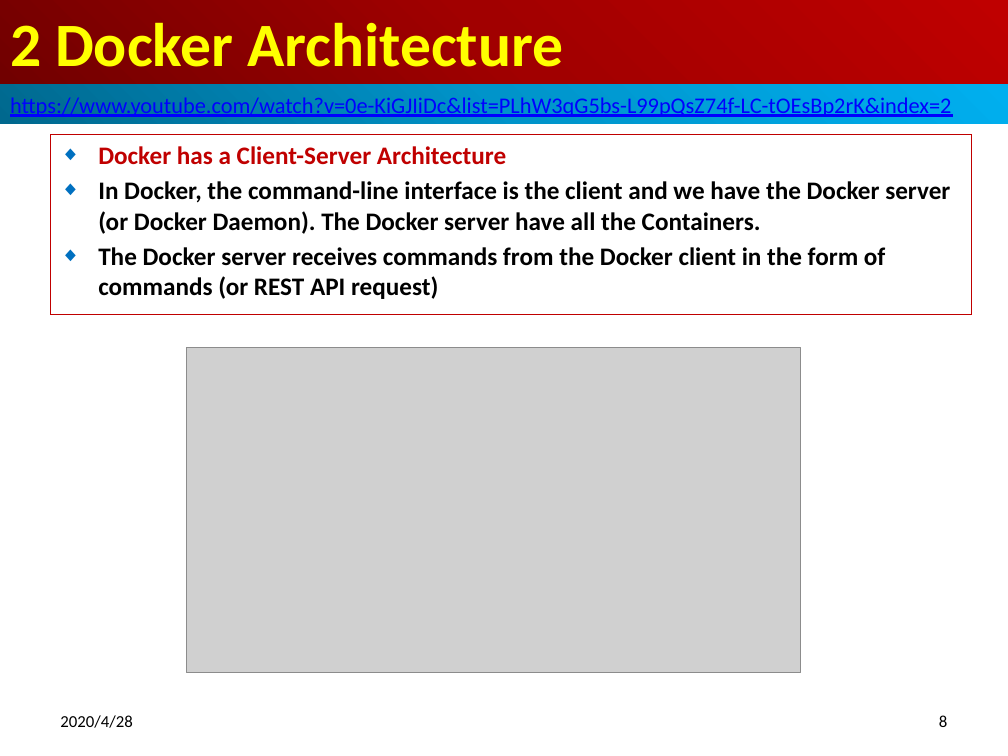
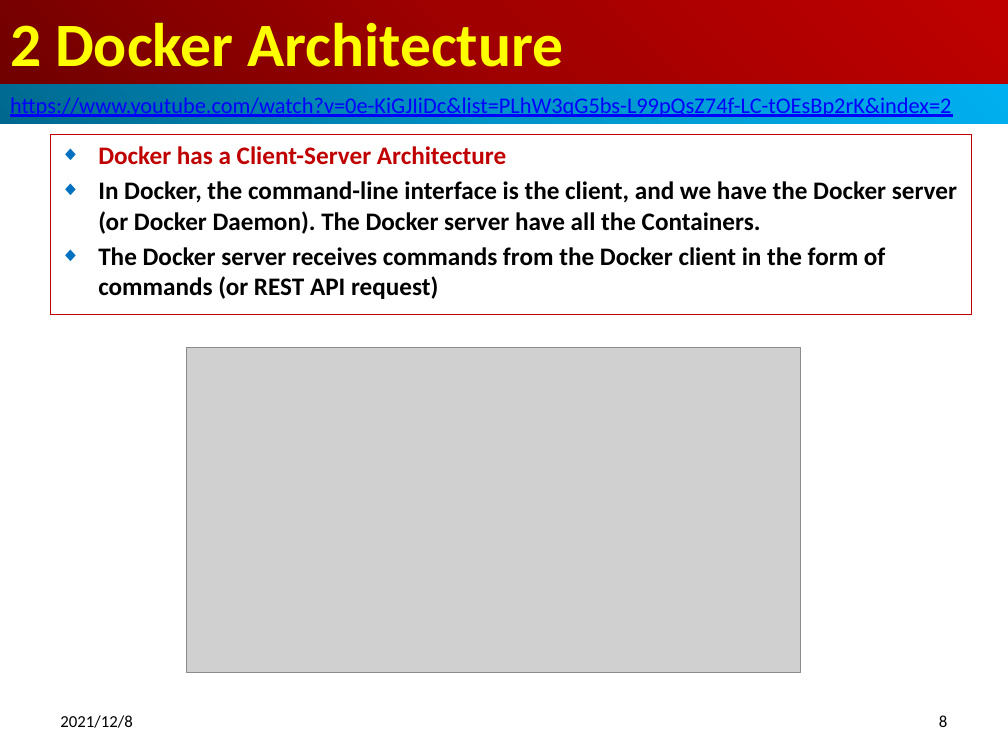
Before and after one commit to peterhchen/800-Docker, a slide deck: slide 8 of 02_Architecture.pptx. Drawn at 1008x756 pixels with LibreOffice and Linux fonts; fonts in the diff are those of the drawing; grey boxes stand for pictures. Boxes give left, top, right and bottom in pixels: in the first picture for what was removed or moved away, otherwise in the second. Text is boxed around its words. In the diff, an @@ line names an element or a change of style, - is before the commit and + after.

```diff
--- a/02_Architecture.pptx
+++ b/02_Architecture.pptx
@@ subtitle at (98, 181, 957, 234): text changed @@
-◆ In Docker, the command-line interface is the client and we have the Docker server (or Docker Daemon). The Docker server have all the Containers.
+◆ In Docker, the command-line interface is the client, and we have the Docker server (or Docker Daemon). The Docker server have all the Containers.
@@ text at (60, 715, 132, 728): text changed @@
-2020/4/28
+2021/12/8
```
Also in this commit, not shown: 9 other slides changed, 3 other files.
